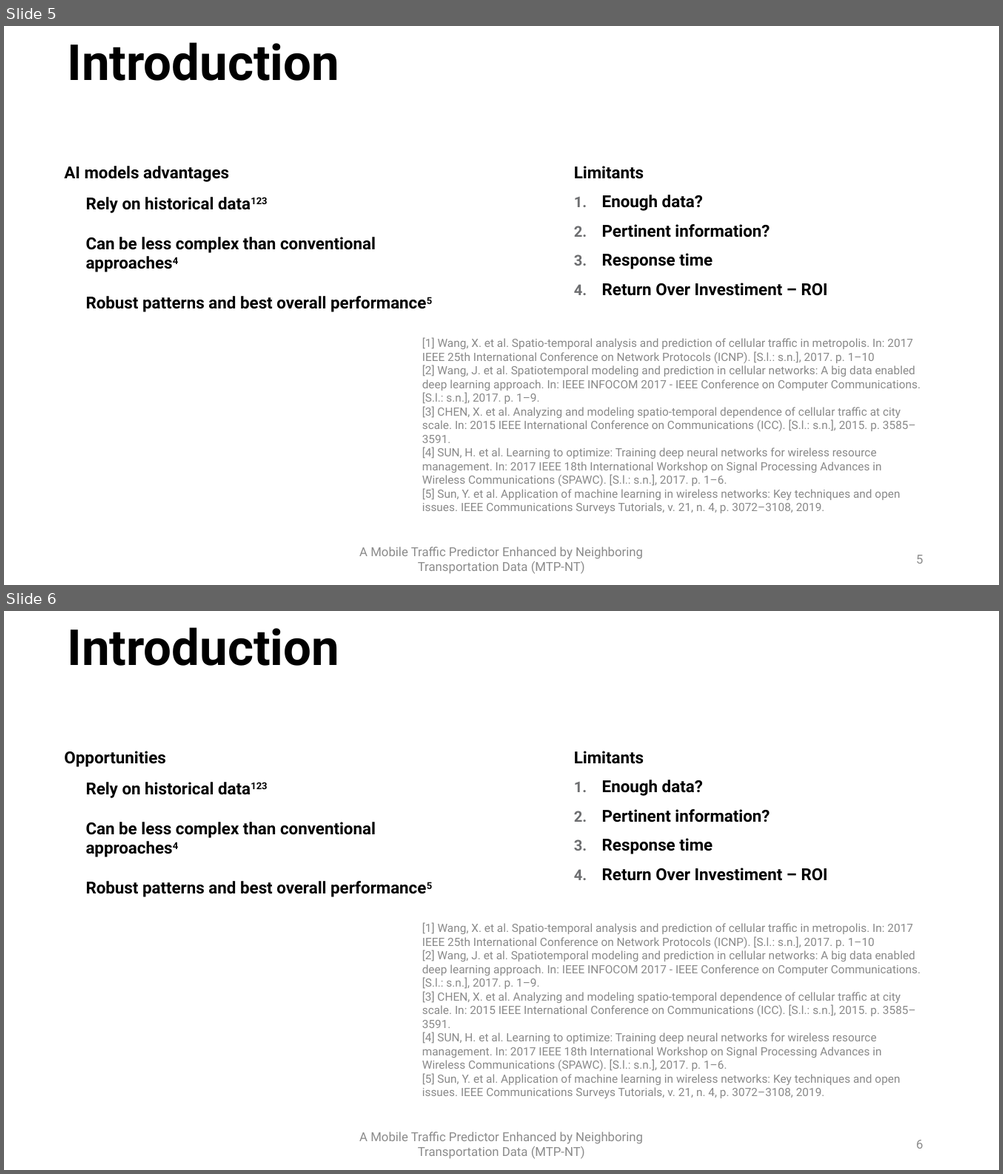
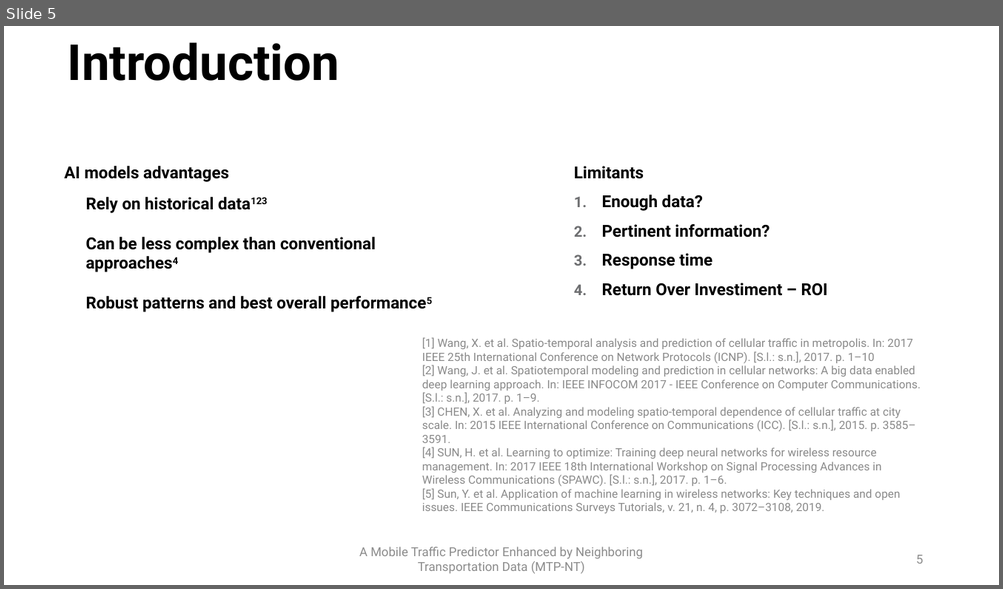
Before and after one commit to PatrickLdA/milan-telecom-analysis, a slide deck: defesa.pptx. Shown one above the other, each under a label of ours: slides 5 and 6 before the commit, slide 5 after it. The pictures are 1003x1174 and 1003x589 pixels, drawn with LibreOffice and Linux fonts; fonts in the diff are those of the drawing. Boxes give left, top, right and bottom in pixels: in the first picture for what was removed or moved away, otherwise in the second. Text is boxed around its words. In the diff, an @@ line names an element or a change of style, - is before the commit and + after.

```diff
--- a/defesa.pptx
+++ b/defesa.pptx
@@ slide 6 removed at (x1=4, y1=611, x2=999, y2=1170), background #FFFFFF @@
@@ text removed at (x1=67, y1=627, x2=339, y2=666) @@
-Introduction
@@ text removed at (x1=64, y1=751, x2=165, y2=767) @@
-Opportunities
@@ text removed at (x1=574, y1=751, x2=828, y2=881) @@
-Limitants
-1. Enough data?
-2. Pertinent information?
-3. Response time
-4. Return Over Investiment – ROI
@@ text removed at (x1=86, y1=782, x2=375, y2=897) @@
-Rely on historical data123
-Can be less complex than conventional approaches4
-Robust patterns and best overall performance5
@@ text removed at (x1=422, y1=923, x2=920, y2=1099) @@
-[1] Wang, X. et al. Spatio-temporal analysis and prediction of cellular traffic in metropolis. In: 2017 IEEE 25th International Conference on Network Protocols (ICNP). [S.l.: s.n.], 2017. p. 1–10
-[2] Wang, J. et al. Spatiotemporal modeling and prediction in cellular networks: A big data enabled deep learning approach. In: IEEE INFOCOM 2017 - IEEE Conference on Computer Communications. [S.l.: s.n.], 2017. p. 1–9.
-[3] CHEN, X. et al. Analyzing and modeling spatio-temporal dependence of cellular traffic at city scale. In: 2015 IEEE International Conference on Communications (ICC). [S.l.: s.n.], 2015. p. 3585–3591.
-[4] SUN, H. et al. Learning to optimize: Training deep neural networks for wireless resource management. In: 2017 IEEE 18th International Workshop on Signal Processing Advances in Wireless Communications (SPAWC). [S.l.: s.n.], 2017. p. 1–6.
-[5] Sun, Y. et al. Application of machine learning in wireless networks: Key techniques and open issues. IEEE Communications Surveys Tutorials, v. 21, n. 4, p. 3072–3108, 2019.
@@ text removed at (x1=359, y1=1132, x2=643, y2=1159) @@
-A Mobile Traffic Predictor Enhanced by Neighboring Transportation Data (MTP-NT)
@@ page number removed at (x1=916, y1=1140, x2=922, y2=1149) @@
-6
```
Also in this commit, not shown: 11 slides changed, 10 slides added.
